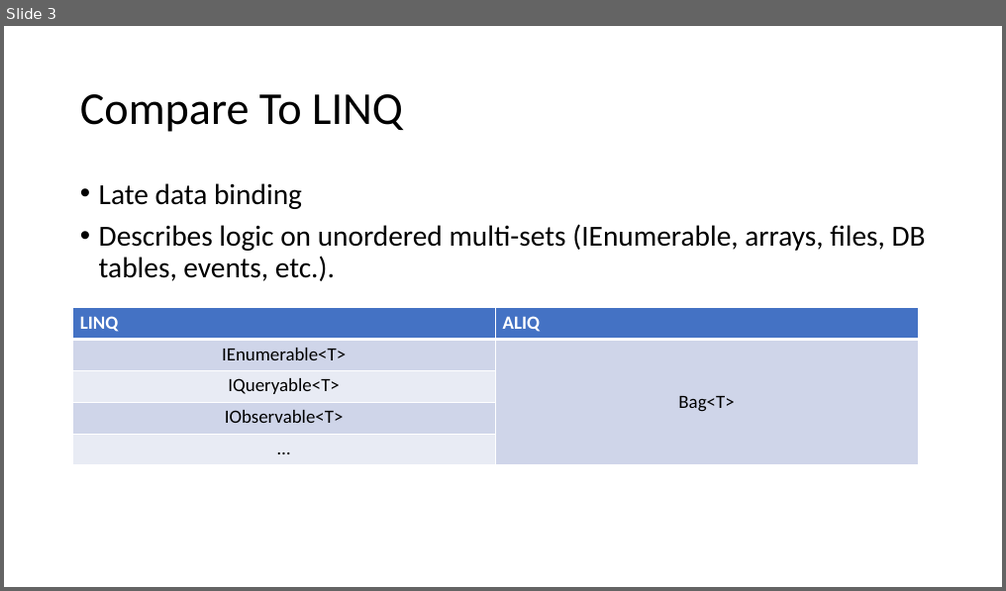
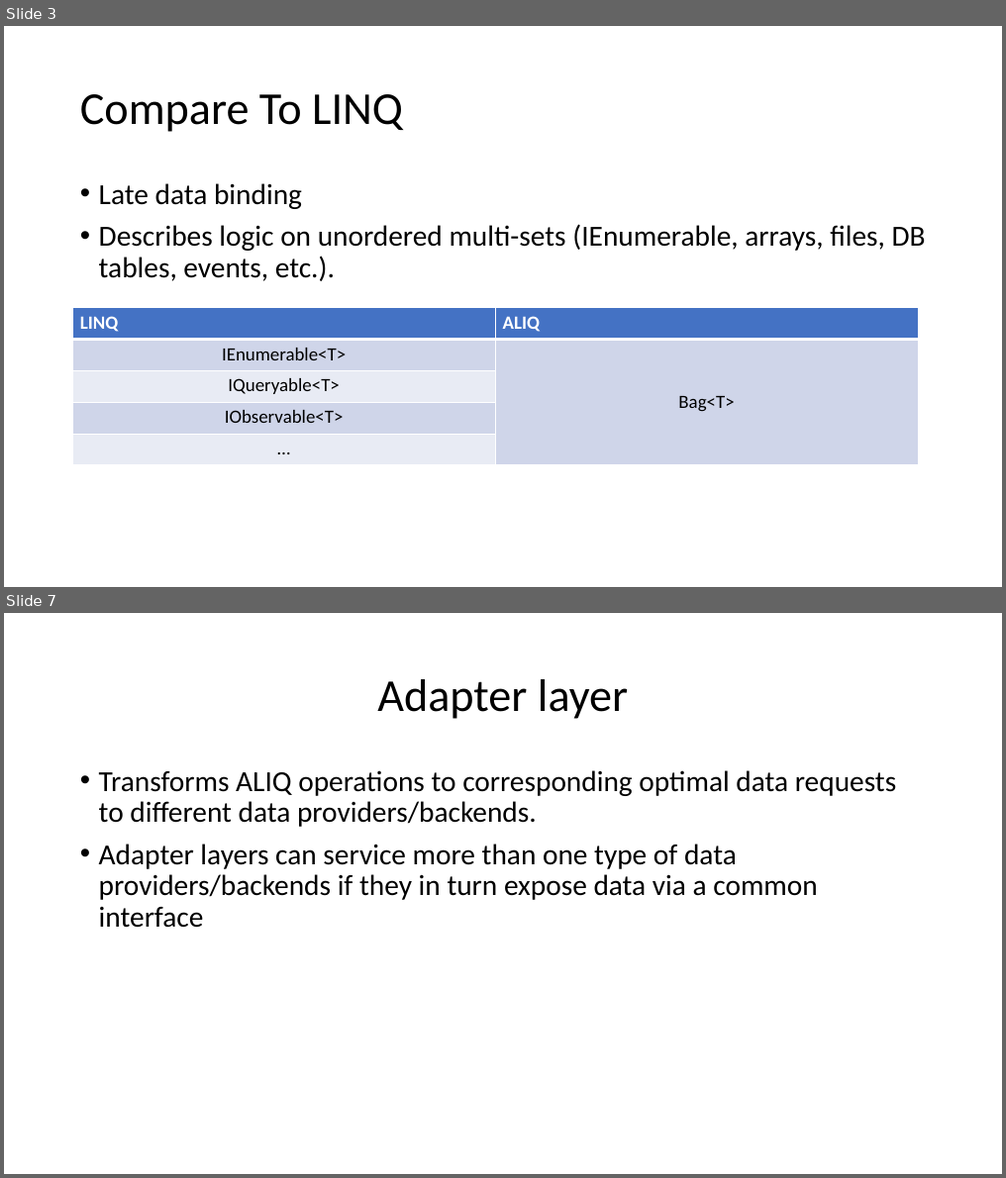
Before and after one commit to aliq-lang/aliq-dotnet, a slide deck: aliq.pptx. Shown one above the other, each under a label of ours: slide 3 before the commit, slides 3 and 7 after it; the slides between them are not shown. The pictures are 1006x591 and 1006x1178 pixels, drawn with LibreOffice and Linux fonts; fonts in the diff are those of the drawing. Boxes give left, top, right and bottom in pixels: in the first picture for what was removed or moved away, otherwise in the second. Text is boxed around its words. In the diff, an @@ line names an element or a change of style, - is before the commit and + after.

```diff
--- a/aliq.pptx
+++ b/aliq.pptx
@@ slide 7 added at bbox=[4, 613, 1002, 1174], background #FFFFFF @@
@@ title added at bbox=[377, 679, 628, 719], 44 pt, text #000000 @@
+Adapter layer
@@ text added at bbox=[99, 770, 896, 928], 28 pt, text #000000 @@
+• Transforms ALIQ operations to corresponding optimal data requests to different data providers/backends.
+• Adapter layers can service more than one type of data providers/backends if they in turn expose data via a common interface
```
Also in this commit, not shown: 8 other slides added, 1 slide removed, 1 other file.
